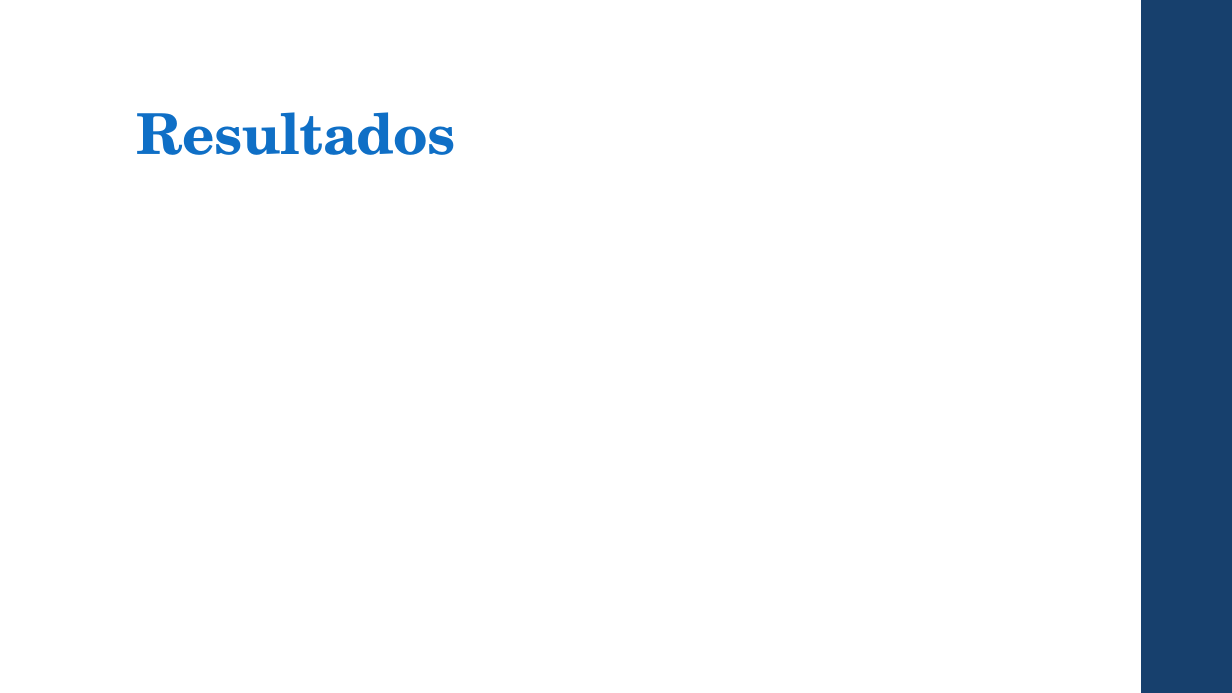
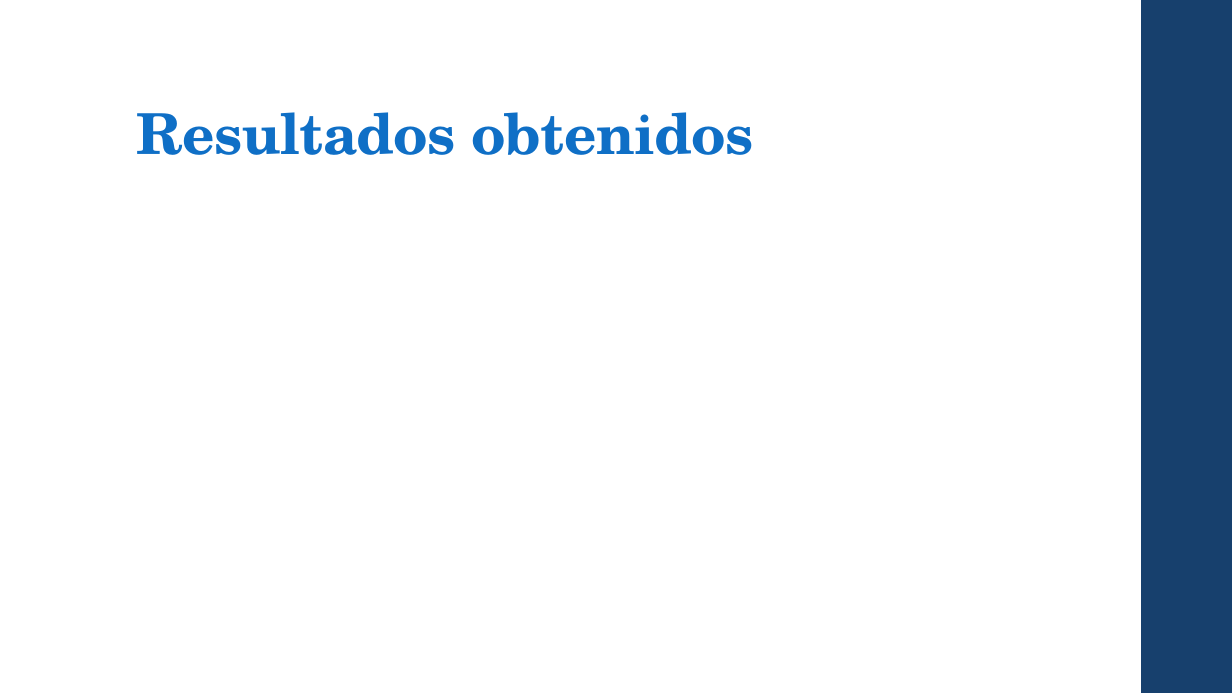
Before and after one commit to CursosIE/IE-0217-III-16-G1, a slide deck: slide 15 of Proyecto/proyectoFinal.pptx. Drawn at 1232x693 pixels with LibreOffice and Linux fonts; fonts in the diff are those of the drawing. Boxes give left, top, right and bottom in pixels: in the first picture for what was removed or moved away, otherwise in the second. Text is boxed around its words. In the diff, an @@ line names an element or a change of style, - is before the commit and + after.

Commit message:
Update
Update pptx

```diff
--- a/Proyecto/proyectoFinal.pptx
+++ b/Proyecto/proyectoFinal.pptx
@@ title at [137,112,754,155]: text changed @@
-Resultados
+Resultados obtenidos
```
Also in this commit, not shown: 1 other slide changed, 3 slides added, 2 slides removed.
